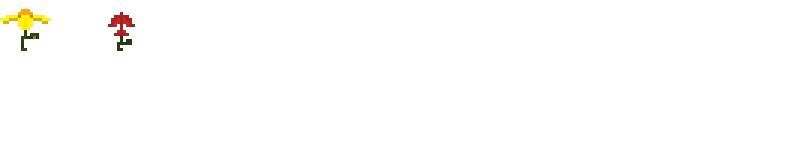
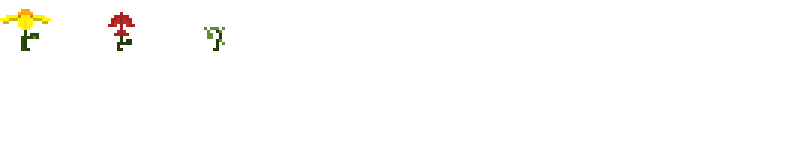
Revision of a layered 810 × 150 image; what changed, layer by layer:
painted on "Layer 2" over [21, 27, 225, 51]
